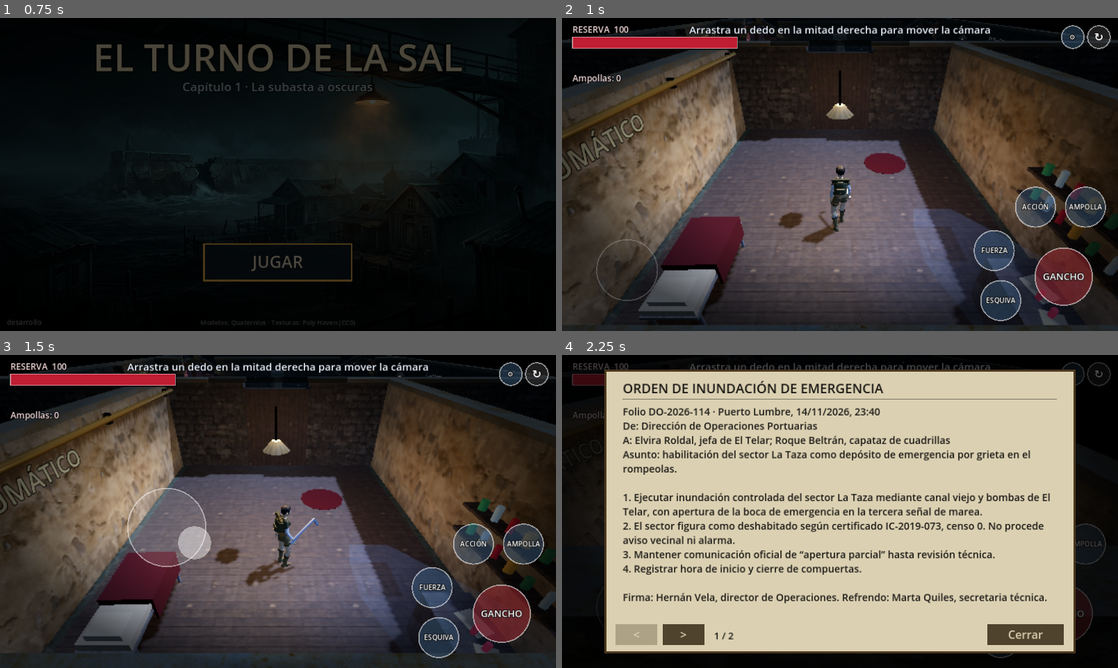
Above: before the commit, frames 1-4 (two rows, left to right).
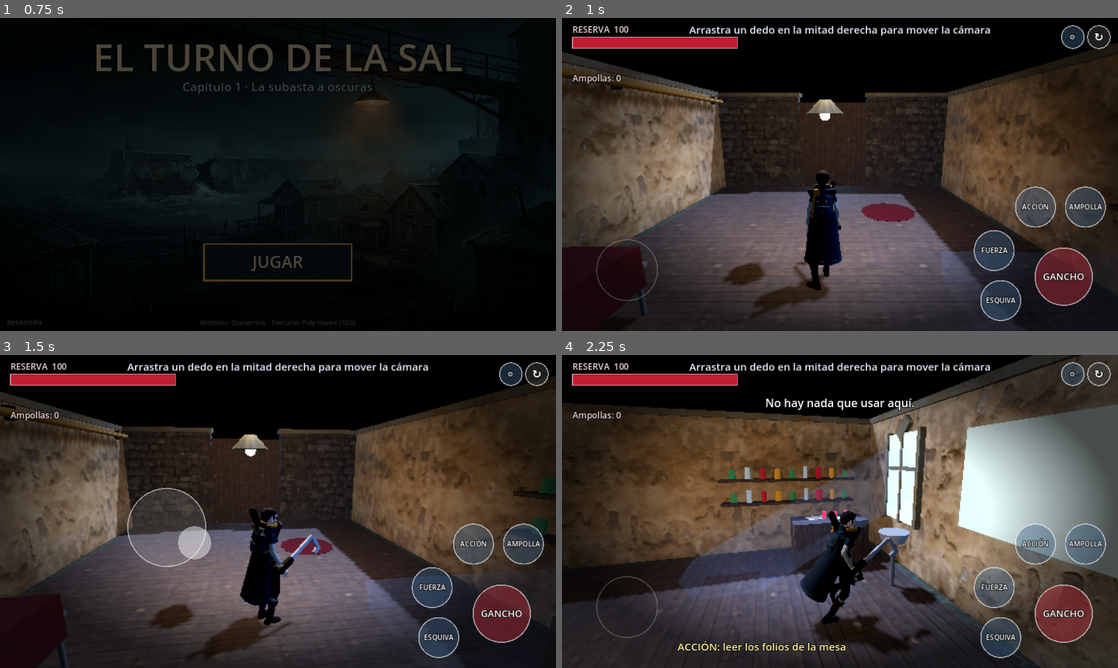
Above: after the commit, the same moments.

Repository: iskyhigh00/GpA
Game: Godot game, scene res://scenes/title.tscn
Same seed, same stepped clock (60 frames per second), same inputs: the game is played once before the commit and once after it.
Inputs (mouse positions are in pixels of both pictures, inside the frame that each line leads up to):
- Up to frame 1 (0.75 s): tap Enter at 0.5 s; move the mouse to (400, 158) at 0.52 s; hold D from 0.53 s (still down); tap J at 0.6 s; click (400, 158) at 0.67 s
- Up to frame 2 (1 s): keep holding D; tap Space at 0.77 s
- Up to frame 3 (1.5 s): release D at 1.25 s; drag from (166, 527) to (250, 574) at 1.27 s
- Up to frame 4 (2.25 s): move the mouse to (895, 442) at 2.02 s; hold D (move_right) from 2.03 s (still down); hold E (action) from 2.03 s (still down)

Frame 1 is identical in both runs. In frame 2, 40% of the frame differs, in the area x 0-100%, y 0-100%; in frame 3, 42%; in frame 4, 91%.

Commit message:
Cámara pegada a la espalda con encuadre automático y rediseño de personajes (abrigo, casco, chaleco, farol, accesorios)
Co-Authored-By: Claude Sonnet 5.5 <noreply@anthropic.com>
Claude-Session: https://claude.ai/code/session_014vvngXY1qH63ojqbti9ztP

Diff:
--- /dev/null
+++ b/scripts/character_style.gd
@@ -0,0 +1,187 @@
+class_name CharacterStyle
+extends RefCounted
+## Rediseño de los modelos de Quaternius con paleta oscura y accesorios hechos por código.
+## Ejes de hueso medidos: en Torso/Chest/Neck/Head +Y sube, +Z mira al frente y +X es la izquierda del personaje.
+
+
+## Cambia el color de cada material por nombre («Green», «Skin»…) o por «Malla/Material».
+## Valor: Color, o [Color, rugosidad, metalizado].
+static func recolor(model: Node3D, map: Dictionary) -> void:
+	for node in model.find_children("*", "MeshInstance3D", true, false):
+		var mi := node as MeshInstance3D
+		if mi.mesh == null:
+			continue
+		for i in mi.mesh.get_surface_count():
+			var mat := mi.mesh.surface_get_material(i) as BaseMaterial3D
+			if mat == null:
+				continue
+			var spec: Variant = map.get("%s/%s" % [mi.name, mat.resource_name], map.get(mat.resource_name, null))
+			if spec == null:
+				continue
+			var nm := mat.duplicate() as BaseMaterial3D
+			if spec is Color:
+				nm.albedo_color = spec as Color
+				nm.roughness = 0.85
+			else:
+				var arr: Array = spec
+				nm.albedo_color = arr[0] as Color
+				nm.roughness = float(arr[1])
+				nm.metallic = float(arr[2])
+			mi.set_surface_override_material(i, nm)
+
+
+static func _leather() -> StandardMaterial3D:
+	return Gfx.mat_gloss(Color(0.09, 0.06, 0.045), 0.55)
+
+
+static func _brass() -> StandardMaterial3D:
+	return Gfx.mat_gloss(Color(0.55, 0.4, 0.17), 0.35)
+
+
+static func style_sira(rig: ModelRig) -> void:
+	recolor(rig.model, {
+		"Green": Color(0.05, 0.11, 0.14),
+		"LightGreen": Color(0.08, 0.15, 0.18),
+		"White": Color(0.5, 0.49, 0.45),
+		"Brown2": Color(0.09, 0.065, 0.05),
+		"Brown_02": Color(0.07, 0.06, 0.055),
+		"Brown": Color(0.05, 0.04, 0.035),
+		"Gold": [Color(0.5, 0.37, 0.17), 0.45, 0.4],
+		"Hair_Brown": Color(0.04, 0.035, 0.035),
+		"Adventurer_Legs/Skin": Color(0.06, 0.07, 0.09),
+		"Adventurer_Feet/Brown_02": Color(0.05, 0.045, 0.045),
+		"Skin": Color(0.74, 0.63, 0.58),
+	})
+	var torso := rig._attach("Torso")
+	var chest := rig.body
+	# Abrigo largo de inspectora que cuelga del torso y se mueve al correr.
+	var coat_mat := Gfx.mat_cloth(Color(0.05, 0.1, 0.13))
+	var coat := Node3D.new()
+	torso.add_child(coat)
+	var skirt := Gfx.cyl_m(0.19, 0.7, coat_mat, 0.27)
+	skirt.position = Vector3(0.0, -0.37, -0.02)
+	skirt.scale = Vector3(1.0, 1.0, 0.8)
+	coat.add_child(skirt)
+	var hem := Gfx.cyl_m(0.275, 0.05, Gfx.mat_cloth(Color(0.09, 0.15, 0.17)), 0.28)
+	hem.position = Vector3(0.0, -0.72, -0.02)
+	hem.scale = Vector3(1.0, 1.0, 0.8)
+	coat.add_child(hem)
+	rig.coat = coat
+	# Cuello alto y bufanda.
+	var collar := Gfx.cyl_m(0.12, 0.13, coat_mat, 0.17)
+	collar.position = Vector3(0.0, 0.18, 0.0)
+	chest.add_child(collar)
+	var scarf := Gfx.torus_m(0.04, 0.14, Gfx.mat_cloth(Color(0.55, 0.38, 0.14)))
+	scarf.position = Vector3(0.0, 0.2, 0.01)
+	chest.add_child(scarf)
+	var tail := Gfx.box_m(Vector3(0.09, 0.42, 0.025), Gfx.mat_cloth(Color(0.55, 0.38, 0.14)))
+	tail.position = Vector3(0.1, -0.02, -0.14)
+	tail.rotation_degrees = Vector3(-8.0, 0.0, 8.0)
+	chest.add_child(tail)
+	# Correa cruzada, cinturón con hebilla y bolsas.
+	var strap := Gfx.box_m(Vector3(0.07, 0.62, 0.025), _leather())
+	strap.position = Vector3(0.0, 0.0, 0.135)
+	strap.rotation_degrees = Vector3(0.0, 0.0, 32.0)
+	chest.add_child(strap)
+	var belt := Gfx.cyl_m(0.2, 0.07, _leather(), 0.2)
+	belt.position = Vector3(0.0, -0.17, 0.0)
+	torso.add_child(belt)
+	var buckle := Gfx.box_m(Vector3(0.07, 0.07, 0.025), _brass())
+	buckle.position = Vector3(0.0, -0.17, 0.2)
+	torso.add_child(buckle)
+	for sx in [-0.17, 0.17]:
+		var pouch := Gfx.box_m(Vector3(0.1, 0.12, 0.07), _leather())
+		pouch.position = Vector3(sx, -0.26, 0.1)
+		torso.add_child(pouch)
+	# Coleta.
+	var pony := Gfx.capsule_m(0.05, 0.36, Gfx.mat_cloth(Color(0.04, 0.035, 0.035)))
+	pony.position = Vector3(0.0, 0.07, -0.17)
+	pony.rotation_degrees = Vector3(-24.0, 0.0, 0.0)
+	rig.head.add_child(pony)
+
+
+static func style_guard(rig: ModelRig) -> void:
+	var back := rig.model.find_child("Backpack", true, false) as Node3D
+	if back:
+		back.visible = false
+	recolor(rig.model, {
+		"Green": Color(0.07, 0.09, 0.14),
+		"LightGreen": Color(0.1, 0.12, 0.17),
+		"Brown": Color(0.07, 0.07, 0.08),
+		"Brown2": Color(0.08, 0.06, 0.05),
+		"Hair": Color(0.04, 0.04, 0.04),
+		"Skin": Color(0.7, 0.58, 0.52),
+	})
+	var torso := rig._attach("Torso")
+	var chest := rig.body
+	var steel := Gfx.mat_gloss(Color(0.1, 0.12, 0.15), 0.4)
+	# Casco de estibador con visera y cubrenuca.
+	var dome := SphereMesh.new()
+	dome.radius = 0.175
+	dome.height = 0.175
+	dome.is_hemisphere = true
+	var helm := MeshInstance3D.new()
+	if not Gfx.headless:
+		helm.mesh = dome
+	helm.material_override = steel
+	helm.position = Vector3(0.0, 0.12, 0.0)
+	rig.head.add_child(helm)
+	var band := Gfx.cyl_m(0.18, 0.03, Gfx.mat_gloss(Color(0.5, 0.4, 0.15), 0.4))
+	band.position = Vector3(0.0, 0.125, 0.0)
+	rig.head.add_child(band)
+	var visor := Gfx.box_m(Vector3(0.3, 0.025, 0.14), steel)
+	visor.position = Vector3(0.0, 0.135, 0.15)
+	visor.rotation_degrees = Vector3(-12.0, 0.0, 0.0)
+	rig.head.add_child(visor)
+	var nape := Gfx.box_m(Vector3(0.28, 0.1, 0.03), steel)
+	nape.position = Vector3(0.0, 0.07, -0.17)
+	nape.rotation_degrees = Vector3(15.0, 0.0, 0.0)
+	rig.head.add_child(nape)
+	# Chaleco con bandas reflectantes.
+	var vest := Gfx.mat_cloth(Color(0.12, 0.14, 0.2))
+	var refl := Gfx.mat_glow(Color(0.62, 0.52, 0.18), 0.2)
+	var body := Gfx.box_m(Vector3(0.4, 0.42, 0.26), vest)
+	body.position = Vector3(0.0, 0.0, 0.0)
+	chest.add_child(body)
+	for sx in [-0.12, 0.12]:
+		var band_f := Gfx.box_m(Vector3(0.06, 0.44, 0.275), refl)
+		band_f.position = Vector3(sx, 0.0, 0.0)
+		chest.add_child(band_f)
+	var hbar := Gfx.box_m(Vector3(0.42, 0.05, 0.275), refl)
+	hbar.position = Vector3(0.0, -0.1, 0.0)
+	chest.add_child(hbar)
+	# Hombreras, cinturón y faldón corto.
+	for sx in [-0.21, 0.21]:
+		var pad := Gfx.sphere_m(0.09, steel)
+		pad.position = Vector3(sx, 0.15, 0.0)
+		pad.scale = Vector3(1.1, 0.55, 1.0)
+		chest.add_child(pad)
+	var skirt := Gfx.cyl_m(0.21, 0.4, vest, 0.3)
+	skirt.position = Vector3(0.0, -0.3, -0.02)
+	skirt.scale = Vector3(1.0, 1.0, 0.85)
+	torso.add_child(skirt)
+	var belt := Gfx.cyl_m(0.21, 0.08, _leather(), 0.21)
+	belt.position = Vector3(0.0, -0.14, 0.0)
+	torso.add_child(belt)
+	var buckle := Gfx.box_m(Vector3(0.08, 0.08, 0.03), _brass())
+	buckle.position = Vector3(0.0, -0.14, 0.21)
+	torso.add_child(buckle)
+	rig.coat = Node3D.new()
+	torso.add_child(rig.coat)
+	# Farol y llaves al cinto: luz cálida que acompaña al guardia.
+	var lamp := Node3D.new()
+	lamp.position = Vector3(0.27, -0.3, 0.06)
+	torso.add_child(lamp)
+	var glass := Gfx.cyl_m(0.05, 0.12, Gfx.mat_glow(Color(1.0, 0.75, 0.35), 2.0))
+	lamp.add_child(glass)
+	var cap_t := Gfx.cyl_m(0.055, 0.025, steel)
+	cap_t.position = Vector3(0.0, 0.075, 0.0)
+	lamp.add_child(cap_t)
+	var light := OmniLight3D.new()
+	light.light_color = Color(1.0, 0.78, 0.45)
+	light.omni_range = 4.5
+	light.light_energy = 0.9
+	lamp.add_child(light)
+	var keys := Gfx.torus_m(0.015, 0.05, _brass())
+	keys.position = Vector3(-0.27, -0.2, 0.08)
+	torso.add_child(keys)
--- a/scripts/guard.gd
+++ b/scripts/guard.gd
@@ -74,13 +74,7 @@
 	baton_mat = Gfx.mat_glow(Color(0.9, 0.5, 0.15), 0.2).duplicate() as StandardMaterial3D
 	if rig.is_model:
 		# Huesos del modelo: en la cabeza Y sube y Z mira al frente; en la muñeca -X apunta hacia delante.
-		var helmet_m := Gfx.sphere_m(0.15, cap_mat)
-		helmet_m.position = Vector3(0.0, 0.2, -0.01)
-		helmet_m.scale = Vector3(1.0, 0.85, 1.1)
-		rig.head.add_child(helmet_m)
-		var brim_m := Gfx.box_m(Vector3(0.26, 0.025, 0.2), cap_mat)
-		brim_m.position = Vector3(0.0, 0.14, 0.12)
-		rig.head.add_child(brim_m)
+		CharacterStyle.style_guard(rig as ModelRig)
 		baton = Gfx.box_m(Vector3(0.85, 0.09, 0.09), baton_mat)
 		baton.position = Vector3(-0.34, 0.07, 0.0)
 	else:
--- a/scripts/level.gd
+++ b/scripts/level.gd
@@ -257,7 +257,7 @@
 
 
 func _puddle(x: float, z: float, r: float) -> void:
-	var p := Gfx.cyl_m(r, 0.01, Gfx.mat_gloss(Color(0.11, 0.14, 0.18), 0.12))
+	var p := Gfx.cyl_m(r * 0.55, 0.01, Gfx.mat_gloss(Color(0.17, 0.21, 0.27), 0.3))
 	p.position = Vector3(x, 0.02, z)
 	Gfx.no_shadow(p)
 	add_child(p)
--- a/scripts/model_rig.gd
+++ b/scripts/model_rig.gd
@@ -88,6 +88,7 @@
 		current = ""
 	var clip := "Idle"
 	var scale := 1.0
+	coat.rotation.x = lerpf(coat.rotation.x, 0.4 * clampf(speed / RUN_REF, 0.0, 1.2), 0.12)
 	if speed > 0.25:
 		if speed >= RUN_FROM:
 			clip = "Run"
--- a/scripts/player.gd
+++ b/scripts/player.gd
@@ -13,14 +13,19 @@
 const DODGE_SPEED := 10.5
 const DODGE_COOLDOWN := 0.9
 const DODGE_INVULN := 0.38
-const CAM_DIST := 5.4
+const CAM_DIST := 3.3
+const CAM_SHOULDER := 0.28
+const CAM_FOLLOW := 2.2
+const CAM_LOCK := 3.2
+const CAM_HEIGHT := 1.6
 const CAM_SENS := 0.0055
 
 var level: Level
 var sim_move := Vector2.ZERO
 var touch_move := Vector2.ZERO
 var cam_yaw := -PI * 0.5
-var cam_pitch := 0.58
+var cam_pitch := 0.2
+var cam_manual_t := 0.0
 var cam_total := 0.0
 var facing := -PI * 0.5
 var hook_cd := 0.0
@@ -64,12 +69,13 @@
 	_add_gear()
 	cam = Camera3D.new()
 	cam.top_level = true
-	cam.fov = 62.0
+	cam.fov = 64.0
 	cam.far = 80.0
+	cam.near = 0.12
 	add_child(cam)
 	cam.make_current()
 	body_pivot.rotation.y = facing
-	cam_focus = global_position + Vector3(0.0, 1.5, 0.0)
+	cam_focus = global_position + Vector3(0.0, CAM_HEIGHT, 0.0)
 
 
 ## Gancho de inspección en la mano derecha; la figura provisional suma además bufanda y bolsa.
@@ -77,12 +83,19 @@
 	var metal := Gfx.mat_gloss(Color(0.6, 0.62, 0.68), 0.3)
 	if rig.is_model:
 		# En el hueso de la muñeca, +Y apunta por la mano y -X hacia delante (medido en el modelo).
-		var shaft := Gfx.box_m(Vector3(0.8, 0.05, 0.05), metal)
-		shaft.position = Vector3(-0.3, 0.07, 0.0)
+		CharacterStyle.style_sira(rig as ModelRig)
+		var grip := Gfx.box_m(Vector3(0.28, 0.075, 0.075), Gfx.mat_gloss(Color(0.08, 0.055, 0.04), 0.6))
+		grip.position = Vector3(-0.05, 0.07, 0.0)
+		rig.arm_r.add_child(grip)
+		var shaft := Gfx.box_m(Vector3(0.55, 0.05, 0.05), metal)
+		shaft.position = Vector3(-0.42, 0.07, 0.0)
 		rig.arm_r.add_child(shaft)
-		var hook_b := Gfx.box_m(Vector3(0.05, 0.22, 0.05), metal)
-		hook_b.position = Vector3(-0.7, 0.17, 0.0)
+		var hook_b := Gfx.box_m(Vector3(0.055, 0.24, 0.055), metal)
+		hook_b.position = Vector3(-0.69, 0.18, 0.0)
 		rig.arm_r.add_child(hook_b)
+		var hook_c := Gfx.box_m(Vector3(0.14, 0.055, 0.055), metal)
+		hook_c.position = Vector3(-0.64, 0.3, 0.0)
+		rig.arm_r.add_child(hook_c)
 		return
 	var scarf := Gfx.cyl_m(0.2, 0.12, Gfx.mat_cloth(Color(0.8, 0.6, 0.2)))
 	scarf.position = Vector3(0.0, 0.86, 0.0)
@@ -126,7 +139,35 @@
 func rotate_cam(d: Vector2) -> void:
 	cam_yaw -= d.x * CAM_SENS
 	cam_total += absf(d.x) * CAM_SENS
-	cam_pitch = clampf(cam_pitch + d.y * CAM_SENS * 0.7, 0.2, 1.15)
+	cam_pitch = clampf(cam_pitch + d.y * CAM_SENS * 0.7, 0.0, 0.85)
+	cam_manual_t = 2.0
+
+
+## Cámara de tercera persona pegada a la espalda: se recoloca sola detrás de Sira al moverse
+## y se encara al enemigo cuando hay pelea. El arrastre del dedo la mueve a mano un momento.
+func _combat_target() -> Guard:
+	var g := level.guard
+	if g == null:
+		return null
+	var busy := g.state == Guard.S.CHASE or g.state == Guard.S.WINDUP or g.state == Guard.S.STUNNED or g.state == Guard.S.BLOCK
+	if not busy:
+		return null
+	var to := g.global_position - global_position
+	to.y = 0.0
+	return g if to.length() < 7.0 else null
+
+
+func _follow_camera(delta: float, dir: Vector3) -> void:
+	if cam_manual_t > 0.0 or locked:
+		return
+	var tgt := _combat_target()
+	if tgt != null:
+		var to := tgt.global_position - global_position
+		cam_yaw = lerp_angle(cam_yaw, atan2(-to.x, -to.z), 1.0 - exp(-CAM_LOCK * delta))
+		return
+	var mv := _read_move()
+	if dir.length() > 0.2 and mv.y < 0.5 and dodge_t <= 0.0:
+		cam_yaw = lerp_angle(cam_yaw, facing, 1.0 - exp(-CAM_FOLLOW * delta))
 
 
 func add_shake(a: float) -> void:
@@ -144,7 +185,7 @@
 	invuln = 0.0
 	swing_t = 0.0
 	hit_pending = -1.0
-	cam_focus = pos + Vector3(0.0, 1.5, 0.0)
+	cam_focus = pos + Vector3(0.0, CAM_HEIGHT, 0.0)
 
 
 func _read_move() -> Vector2:
@@ -212,6 +253,7 @@
 			_resolve_hit()
 	dodge_cd = maxf(0.0, dodge_cd - delta)
 	invuln = maxf(0.0, invuln - delta)
+	cam_manual_t = maxf(0.0, cam_manual_t - delta)
 	var dir := Vector3.ZERO if locked else _move_dir()
 	if dodge_t > 0.0:
 		dodge_t = maxf(0.0, dodge_t - delta)
@@ -229,6 +271,7 @@
 	if dir.length() > 0.1 and swing_t <= 0.0 and dodge_t <= 0.0:
 		facing = lerp_angle(facing, atan2(-dir.x, -dir.z), minf(1.0, 14.0 * delta))
 	body_pivot.rotation.y = facing
+	_follow_camera(delta, dir)
 	_animate(delta)
 
 
@@ -279,7 +322,7 @@
 
 
 func _process(delta: float) -> void:
-	var target := global_position + Vector3(0.0, 1.5, 0.0)
+	var target := global_position + Vector3(0.0, CAM_HEIGHT, 0.0) + cam_right() * CAM_SHOULDER
 	cam_focus = cam_focus.lerp(target, 1.0 - exp(-14.0 * delta))
 	var focus := cam_focus
 	var off := Vector3(sin(cam_yaw) * cos(cam_pitch), sin(cam_pitch), cos(cam_yaw) * cos(cam_pitch))
Not shown, changed: HANDOFF.md
